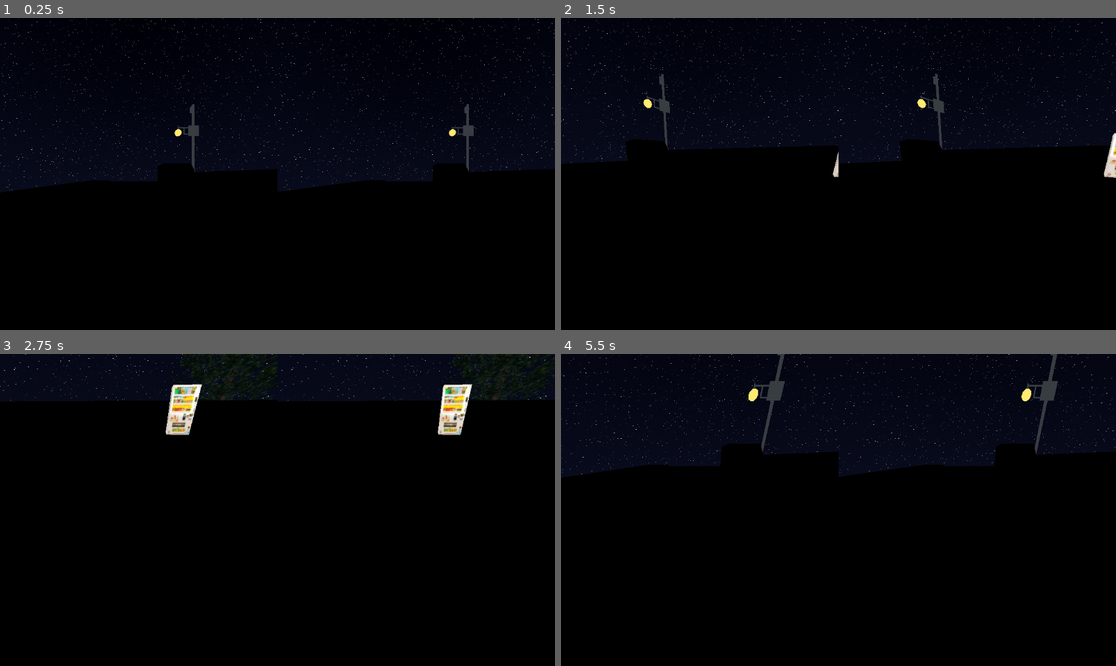
Above: before the commit, frames 1-4 (two rows, left to right).
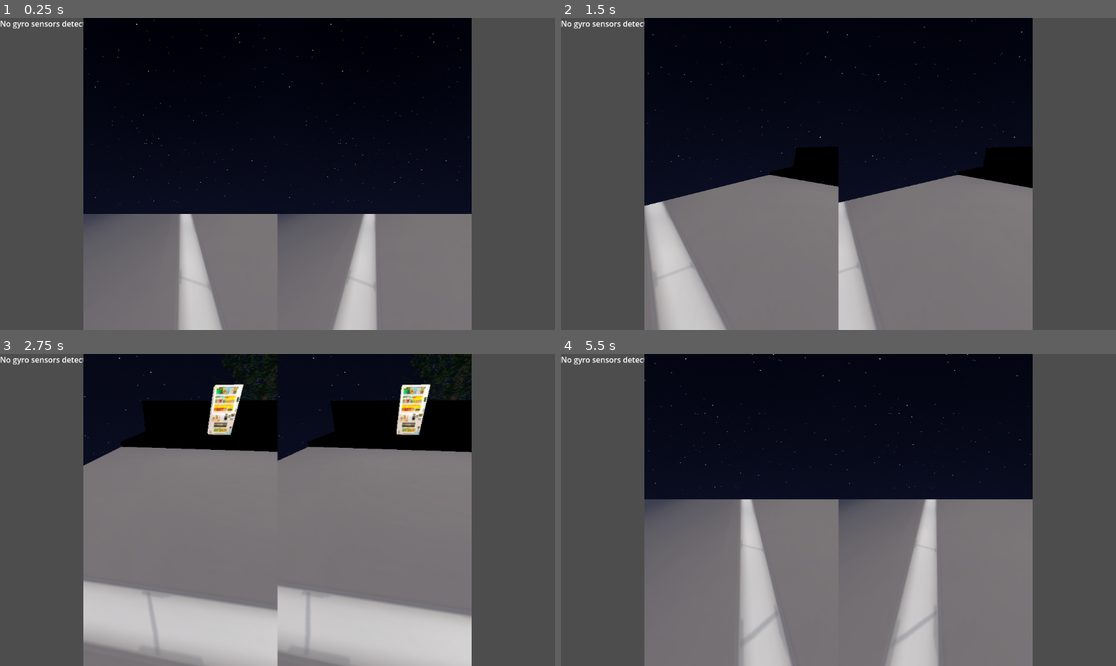
Above: after the commit, the same moments.

Repository: dairycultist/Metaverse
Game: Godot game, scene res://menu_main.tscn
Same seed, same stepped clock (60 frames per second), same inputs: the game is played once before the commit and once after it.
Inputs:
- Up to frame 1 (0.25 s): no input
- Up to frame 2 (1.5 s): tap Enter at 0.5 s; hold Right (ui_right) 0.53-1.28 s; hold Down (ui_down) from 1.28 s (still down)
- Up to frame 3 (2.75 s): release Down (ui_down) at 2.03 s; hold Right (ui_right) from 2.03 s (still down)
- Up to frame 4 (5.5 s): release Right (ui_right) at 2.78 s; hold Up (ui_up) 2.78-3.53 s; hold Left (ui_left) 3.53-5.03 s; hold Down (ui_down) from 5.03 s (still down)

The runs differ from the first frame. In frame 1, 65% of the frame differs, in the area x 0-100%, y 0-100%; in frame 2, 69%; in frame 3, 85%; in frame 4, 77%.

Commit message:
Road with fake light

Diff:
--- a/binocular_camera.gd
+++ b/binocular_camera.gd
@@ -10,6 +10,7 @@
 @export_group("Camera Settings")
 @export_range(40, 80) var ipd_mm : int = 62
 @export_range(90, 120) var FOV : int = 110
+@export_range(0.0, 1.0) var reduce_screen_width : float = 0.0 # my headset was made for a narrower phone :\
 
 var yaw := 0.
 
@@ -33,5 +34,5 @@
 	left_cam.fov = FOV
 	right_cam.fov = FOV
 
-	left_container.anchor_left = 0
-	right_container.anchor_right = 1.0
+	left_container.anchor_left = reduce_screen_width
+	right_container.anchor_right = 1.0 - reduce_screen_width
--- a/menu_main.tscn
+++ b/menu_main.tscn
@@ -5,9 +5,10 @@
 [ext_resource type="ArrayMesh" uid="uid://b01ox0f4u6rfy" path="res://models/scene/scene.obj" id="3_2ot7e"]
 [ext_resource type="PackedScene" uid="uid://cymhti82foc6r" path="res://models/tree/tree_prefab.tscn" id="4_6kvs7"]
 [ext_resource type="Material" uid="uid://w428v5p5geor" path="res://models/scene/pole.tres" id="4_ja77e"]
+[ext_resource type="Material" uid="uid://cfkib6e30c8o6" path="res://models/scene/powerlines.tres" id="4_tcn24"]
 [ext_resource type="Shader" uid="uid://8f3dvohhv7bc" path="res://flat.gdshader" id="5_cnlbs"]
+[ext_resource type="Material" uid="uid://x6tedw1n45r0" path="res://models/scene/road.tres" id="5_e117p"]
 [ext_resource type="Material" uid="uid://du0ducfr2bs6q" path="res://models/scene/bulb.tres" id="5_pqpoy"]
-[ext_resource type="Texture2D" uid="uid://curk1vdwydv8u" path="res://models/scene/powerlines.png" id="7_2i4oj"]
 [ext_resource type="ArrayMesh" uid="uid://dgarvry48c474" path="res://models/vending_machine/vending_machine.obj" id="9_fk81q"]
 [ext_resource type="Texture2D" uid="uid://cygp284p3qpjm" path="res://models/vending_machine/vending_machine.png" id="10_tcn24"]
 
@@ -15,8 +16,8 @@
 shader = ExtResource("2_plom5")
 shader_parameter/top = Color(0, 0, 0, 1)
 shader_parameter/bottom = Color(0.0941176, 0.109804, 0.211765, 1)
-shader_parameter/star_smallness = 2000.0
-shader_parameter/star_rarity = 0.99
+shader_parameter/star_smallness = 1200.0
+shader_parameter/star_rarity = 0.997
 
 [sub_resource type="Sky" id="Sky_6kvs7"]
 sky_material = SubResource("ShaderMaterial_2ot7e")
@@ -28,12 +29,6 @@
 ambient_light_color = Color(1, 1, 1, 1)
 ambient_light_energy = 0.4
 reflected_light_source = 1
-
-[sub_resource type="ShaderMaterial" id="ShaderMaterial_fk81q"]
-render_priority = 0
-shader = ExtResource("5_cnlbs")
-shader_parameter/albedo = ExtResource("7_2i4oj")
-shader_parameter/color = Color(1, 1, 1, 1)
 
 [sub_resource type="ShaderMaterial" id="ShaderMaterial_e117p"]
 render_priority = 0
@@ -50,6 +45,7 @@
 [node name="BinocularCamera" type="Node3D" parent="."]
 transform = Transform3D(1, 0, 0, 0, 1, 0, 0, 0, 1, 0, 0.24515, -0.83148)
 script = ExtResource("1_1pa77")
+reduce_screen_width = 0.15
 
 [node name="LeftEyeContainer" type="SubViewportContainer" parent="BinocularCamera"]
 anchors_preset = -1
@@ -83,16 +79,10 @@
 
 [node name="Scene" type="MeshInstance3D" parent="."]
 mesh = ExtResource("3_2ot7e")
-surface_material_override/2 = ExtResource("4_ja77e")
-surface_material_override/3 = ExtResource("5_pqpoy")
-surface_material_override/4 = SubResource("ShaderMaterial_fk81q")
-
-[node name="Scene2" type="MeshInstance3D" parent="."]
-transform = Transform3D(1, 0, 0, 0, 1, 0, 0, 0, 1, 0, 0, -3)
-mesh = ExtResource("3_2ot7e")
-surface_material_override/2 = ExtResource("4_ja77e")
-surface_material_override/3 = ExtResource("5_pqpoy")
-surface_material_override/4 = SubResource("ShaderMaterial_fk81q")
+surface_material_override/0 = ExtResource("4_tcn24")
+surface_material_override/2 = ExtResource("5_e117p")
+surface_material_override/3 = ExtResource("4_ja77e")
+surface_material_override/4 = ExtResource("5_pqpoy")
 
 [node name="Tree" parent="." instance=ExtResource("4_6kvs7")]
 transform = Transform3D(-4.37114e-08, 0, -1, 0, 1, 0, 1, 0, -4.37114e-08, 2.222, 0, 0)
--- /dev/null
+++ b/models/scene/powerlines.tres
@@ -0,0 +1,10 @@
+[gd_resource type="ShaderMaterial" load_steps=3 format=3 uid="uid://cfkib6e30c8o6"]
+
+[ext_resource type="Shader" uid="uid://8f3dvohhv7bc" path="res://flat.gdshader" id="1_jwuvm"]
+[ext_resource type="Texture2D" uid="uid://curk1vdwydv8u" path="res://models/scene/powerlines.png" id="2_4068l"]
+
+[resource]
+render_priority = 0
+shader = ExtResource("1_jwuvm")
+shader_parameter/albedo = ExtResource("2_4068l")
+shader_parameter/color = Color(1, 1, 1, 1)
--- /dev/null
+++ b/models/scene/road.tres
@@ -0,0 +1,10 @@
+[gd_resource type="ShaderMaterial" load_steps=3 format=3 uid="uid://x6tedw1n45r0"]
+
+[ext_resource type="Shader" uid="uid://8f3dvohhv7bc" path="res://flat.gdshader" id="1_3px6l"]
+[ext_resource type="Texture2D" uid="uid://cfupurevmpuae" path="res://models/scene/road.png" id="2_tu444"]
+
+[resource]
+render_priority = 0
+shader = ExtResource("1_3px6l")
+shader_parameter/albedo = ExtResource("2_tu444")
+shader_parameter/color = Color(1, 1, 1, 1)
Not shown, added: models/car/car.mtl
Not shown, added: models/car/car.obj
Not shown, added: models/car/car.obj.import
Binary file added: models/scene/road.png
Not shown, added: models/scene/road.png.import
Not shown, changed: models/scene/scene.mtl
Not shown, changed: models/scene/scene.obj
Not shown, added: models/scene/road.png~
